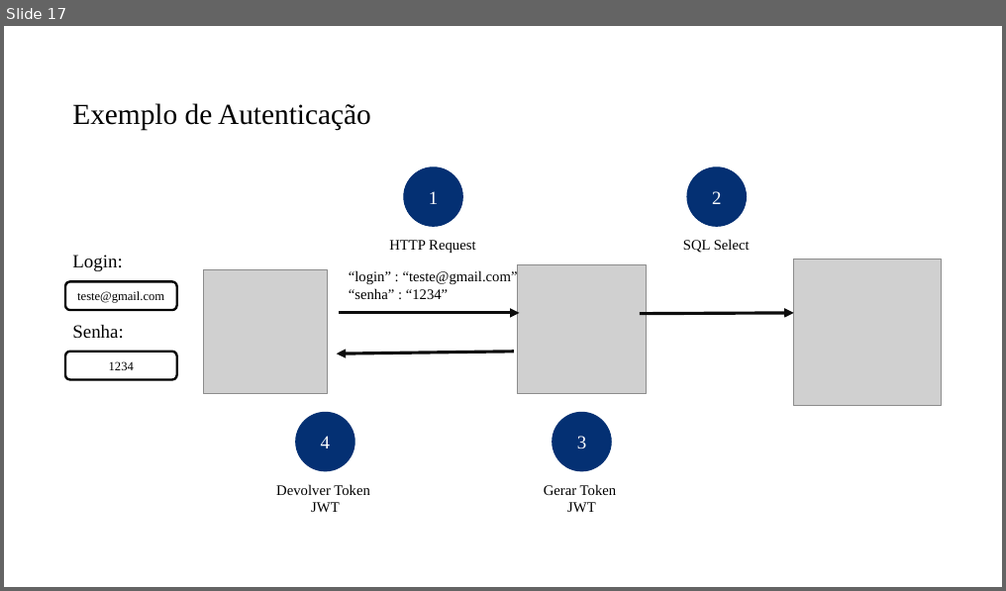
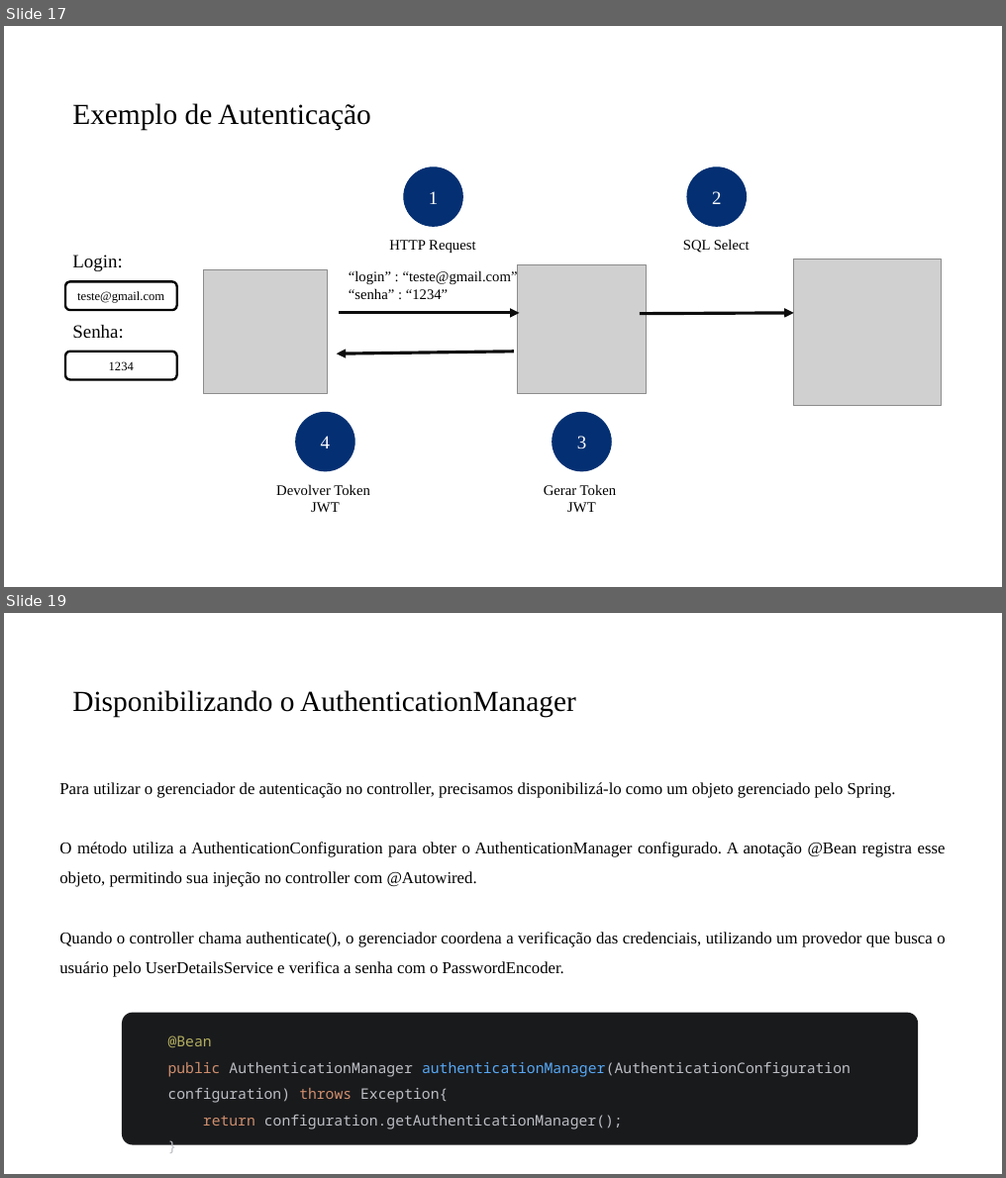
Before and after one commit to PedroMiho/UMC, a slide deck: engenharia-software/software-corporativo/boas-praticas/aula-06-spring-security/spring-security.pptx. Shown one above the other, each under a label of ours: slide 17 before the commit, slides 17 and 19 after it; the slides between them are not shown. The pictures are 1006x591 and 1006x1178 pixels, drawn with LibreOffice and Linux fonts; fonts in the diff are those of the drawing; grey boxes stand for pictures; background and template pictures are left out. Boxes give left, top, right and bottom in pixels: in the first picture for what was removed or moved away, otherwise in the second. Text is boxed around its words. In the diff, an @@ line names an element or a change of style, - is before the commit and + after.

```diff
--- a/engenharia-software/software-corporativo/boas-praticas/aula-06-spring-security/spring-security.pptx
+++ b/engenharia-software/software-corporativo/boas-praticas/aula-06-spring-security/spring-security.pptx
@@ slide 19 added at <box>4,613,1002,1174</box>, background #FFFFFF @@
@@ title added at <box>72,690,576,718</box>, 28 pt, text #000000 @@
+Disponibilizando o AuthenticationManager
@@ text added at <box>59,782,945,977</box>, 16 pt, text #000000 @@
+Para utilizar o gerenciador de autenticação no controller, precisamos disponibilizá-lo como um objeto gerenciado pelo Spring.
+O método utiliza a AuthenticationConfiguration para obter o AuthenticationManager configurado. A anotação @Bean registra esse objeto, permitindo sua injeção no controller com @Autowired.
+Quando o controller chama authenticate(), o gerenciador coordena a verificação das credenciais, utilizando um provedor que busca o usuário pelo UserDetailsService e verifica a senha com o PasswordEncoder.
@@ rounded rectangle added at <box>122,1013,918,1146</box>, fill #191A1C @@
@@ text added at <box>168,1036,850,1130</box>, 14 pt, text #BCBEC4 @@
+@Bean
+public AuthenticationManager authenticationManager(AuthenticationConfiguration configuration) throws Exception{
+return configuration.getAuthenticationManager();
+}
```
Also in this commit, not shown: 1 slide changed, 4 other slides added, 3 other files.
